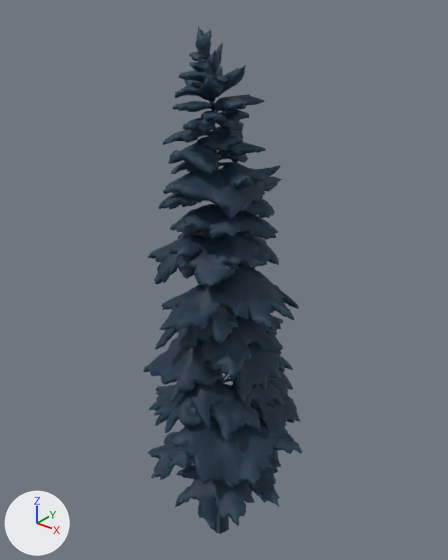
The glTF model public/models/pine.glb: old version first, new version second.
One viewpoint serves both versions: a 50 mm camera at (1.163, -1.447, 1.063) aimed at (-0.038, 0.055, 0.132). Arrows for +X, +Y and +Z are at lower left; the lights stay in place. The picture after the commit comes second. Vertices at exactly the same position are counted once.

The older version as bpy lines, for what is in view:
```python
me_mesh_0 = bpy.data.meshes.new('Mesh_0')
me_mesh_0.from_pydata(...)  # 14250 vertices, 28895 faces; spans x -0.34..0.34, y -0.32..0.33, z -0.95..0.95
me_mesh_0.materials.append(mat_material_0)
ob_mesh_0 = bpy.data.objects.new('Mesh_0', me_mesh_0)
ob_mesh_0.location = (0.0, 0.0, 0.0)
```
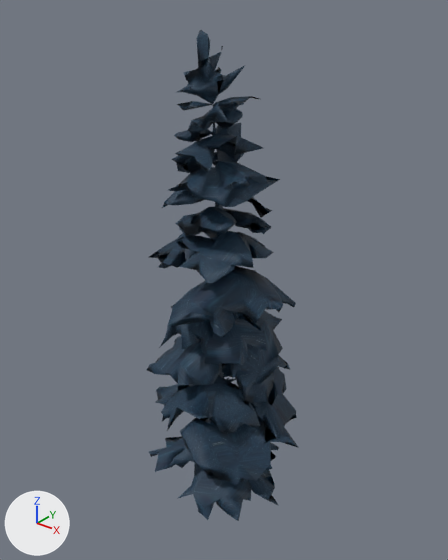
Diff of the bpy script that builds the scene:
```diff
--- a/public/models/pine.glb.py
+++ b/public/models/pine.glb.py
@@ me_mesh_0 @@
 # used by ob_mesh_0; location = (0.0, 0.0, 0.0)
-me_mesh_0.from_pydata(...)  # 14250 vertices, 28895 faces; spans x -0.34..0.34, y -0.32..0.33, z -0.95..0.95
+me_mesh_0.from_pydata(...)  # 1517 vertices, 3206 faces; spans x -0.32..0.33, y -0.3..0.31, z -0.76..0.94
+# me_mesh_0 part 1: 86 vertices moved within x -0.24..0.3, y -0.29..0.31, z -0.69..0.86; 12733 vertices removed from x -0.34..0.34, y -0.32..0.33, z -0.95..0.95
 me_mesh_0.materials.append(mat_material_0)
```

Pixel boxes (x1, y1, x2, y2) of what changed, in the pictures (448 x 560 px):
'Mesh_0', reshaped: before (143, 26, 302, 534); after (147, 30, 299, 521)
part 1 of me_mesh_0, cut back: before (143, 26, 302, 534); after (155, 52, 299, 520)
